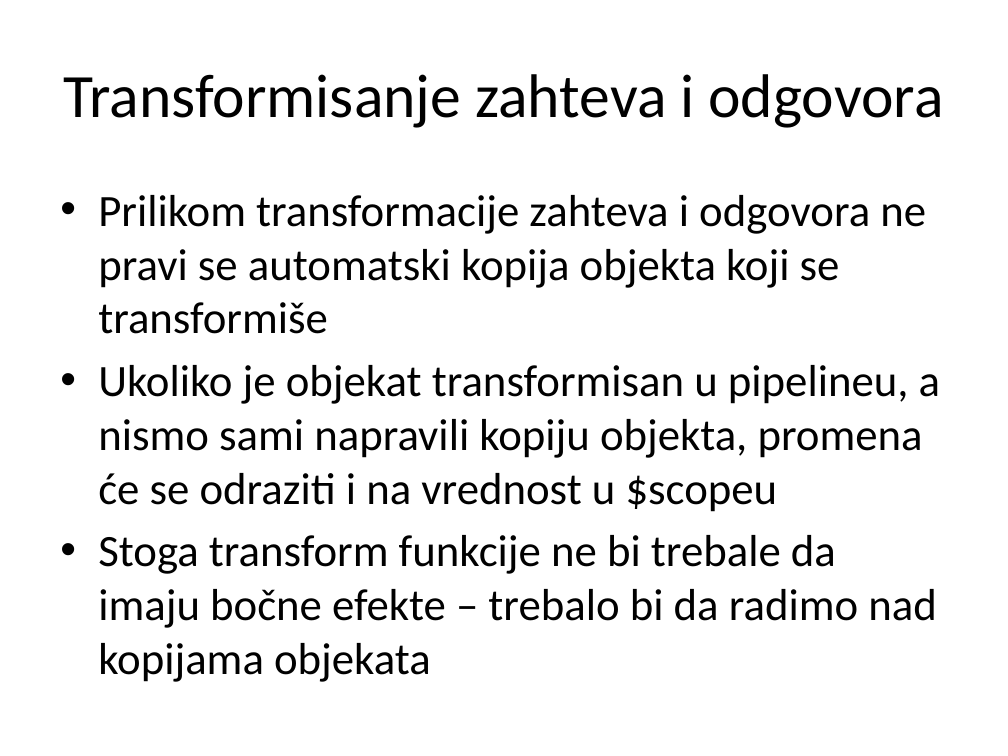
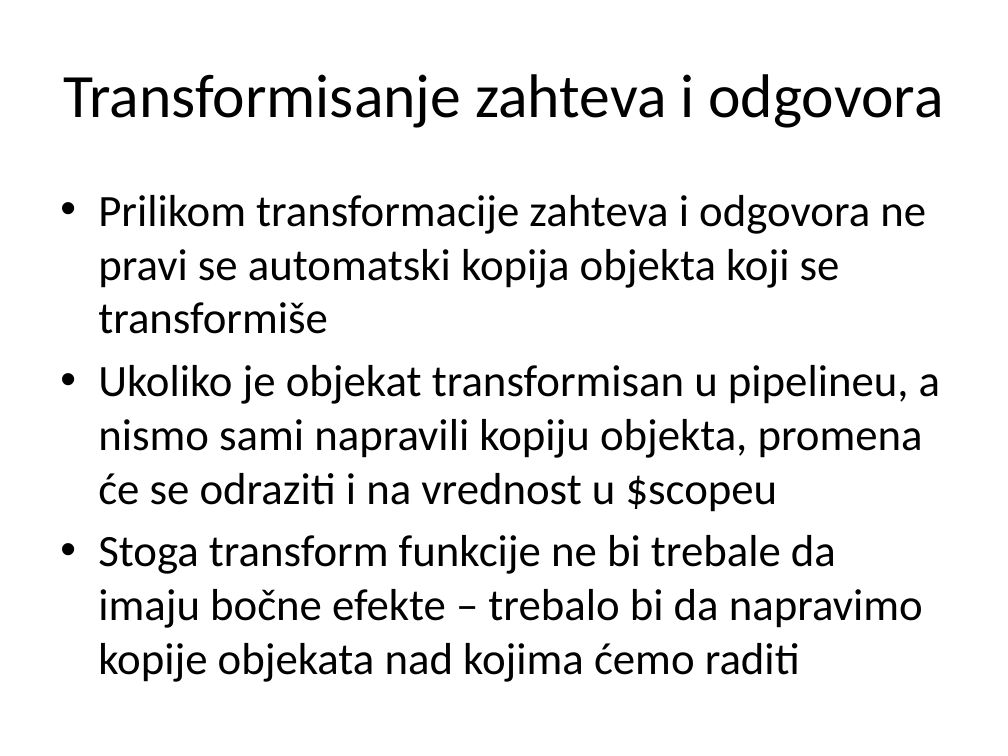
Before and after one commit to Cobrijani/2016, a slide deck: slide 13 of AngularJS/03_RESTPozivi/03 REST Pozivi.pptx. Drawn at 1008x756 pixels with LibreOffice and Linux fonts; fonts in the diff are those of the drawing. Boxes give left, top, right and bottom in pixels: in the first picture for what was removed or moved away, otherwise in the second. Text is boxed around its words. In the diff, an @@ line names an element or a change of style, - is before the commit and + after.

```diff
--- a/AngularJS/03_RESTPozivi/03 REST Pozivi.pptx
+++ b/AngularJS/03_RESTPozivi/03 REST Pozivi.pptx
@@ text at [98,535,923,682]: text changed @@
-• Stoga transform funkcije ne bi trebale da imaju bočne efekte – trebalo bi da radimo nad kopijama objekata
+• Stoga transform funkcije ne bi trebale da imaju bočne efekte – trebalo bi da napravimo kopije objekata nad kojima ćemo raditi
```
Also in this commit, not shown: 26 other slides changed, 43 other files.
